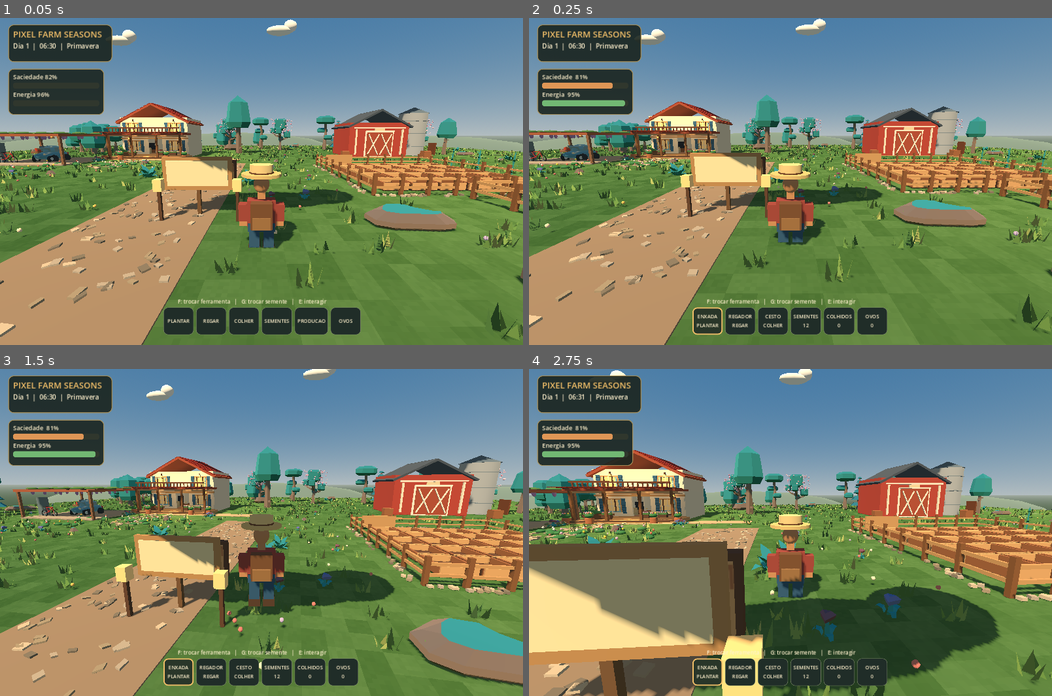
Above: before the commit, frames 1-4 (two rows, left to right).
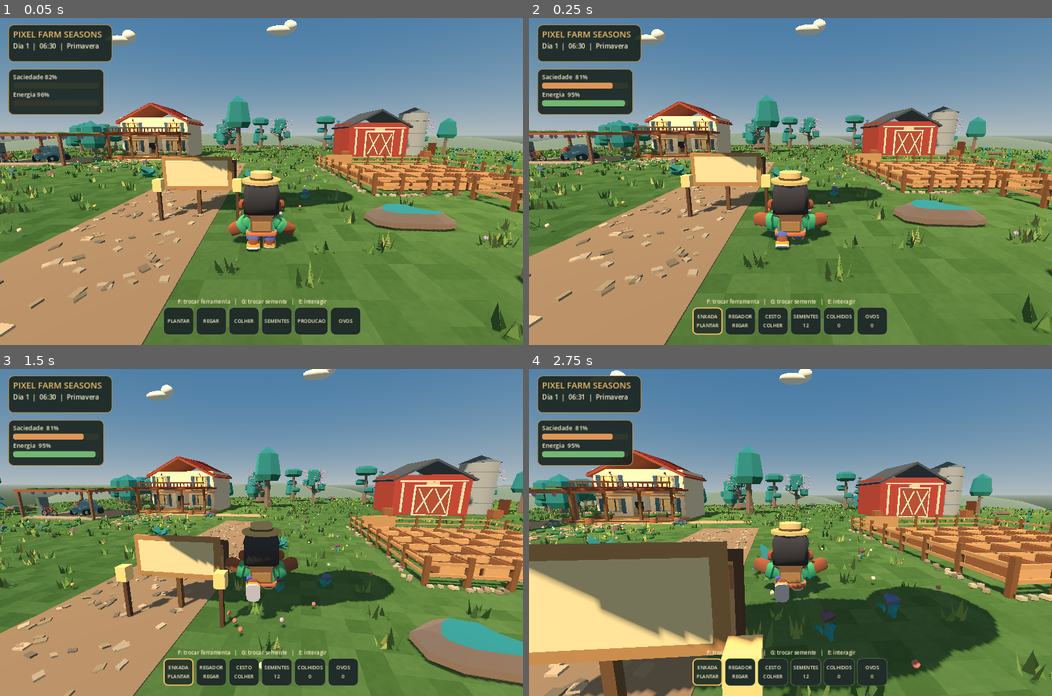
Above: after the commit, the same moments.

Repository: juniordev830/pixel-farm-seasons
Game: Godot game, scene res://scenes/farm_world.tscn
Same seed, same stepped clock (60 frames per second), same inputs: the game is played once before the commit and once after it.
Inputs (mouse positions are in pixels of both pictures, inside the frame that each line leads up to):
- Up to frame 1 (0.05 s): no input
- Up to frame 2 (0.25 s): no input
- Up to frame 3 (1.5 s): tap Enter (ui_accept) at 0.5 s; move the mouse to (287, 532) at 0.52 s; hold Ctrl (crouch) 0.53-1.28 s; hold W (move_forward) from 0.53 s (still down); tap Space (jump) at 0.77, 1.07 s; tap Shift (sprint) at 0.8, 1.35 s; move the mouse to (235, 532) at 1.27 s
- Up to frame 4 (2.75 s): keep holding W (move_forward); tap Space (jump) at 1.52, 1.55, 1.82, 2.1 s; move the mouse to (800, 525) at 2.02 s; hold Ctrl (crouch) from 2.03 s (still down)

The runs differ from the first frame. In frame 1, 1.9% of the frame differs, in the area x 43-57%, y 44-72%; in frame 2, 1.9%; in frame 3, 1.8%; in frame 4, 1.9%, in the area x 42-58%, y 44-72%.

Commit message:
feat(character): replace box-shaped farmer with rigged GLB, animation clips, farm hat and backpack

Diff:
--- a/godot/scripts/farmer_art_v1.gd
+++ b/godot/scripts/farmer_art_v1.gd
@@ -8,6 +8,7 @@
 const JEANS := Color("#365c79")
 const HAT := Color("#d8bc79")
 const BOOTS := Color("#59412f")
+const ANIMATED_FARMER = preload("res://assets/kenney/characters/character-male-a.glb")
 
 var farmer: CharacterBody3D
 var left_leg: Node3D
@@ -15,17 +16,80 @@
 var left_arm: Node3D
 var right_arm: Node3D
 var gait_time := 0.0
+var imported_model: Node3D
+var animation_player: AnimationPlayer
+var current_anim := ""
 
 
 func _ready() -> void:
     farmer = get_parent().get_parent() as CharacterBody3D
     _build_character()
+    _install_animated_farmer()
     var old_body := get_parent().get_node_or_null("Body") as Node3D
     var old_head := get_parent().get_node_or_null("Head") as Node3D
     if old_body != null:
         old_body.visible = false
     if old_head != null:
         old_head.visible = false
+
+
+func _find_animation_player(node: Node) -> AnimationPlayer:
+    if node is AnimationPlayer:
+        return node as AnimationPlayer
+    for child in node.get_children():
+        var match_player := _find_animation_player(child)
+        if match_player != null:
+            return match_player
+    return null
+
+
+func _choose_animation(action: String) -> String:
+    if animation_player == null:
+        return ""
+    if animation_player.has_animation(action):
+        return action
+    for candidate in animation_player.get_animation_list():
+        var test := String(candidate)
+        if test.ends_with("/" + action) or test.ends_with(":" + action):
+            return test
+    return ""
+
+
+func _install_animated_farmer() -> void:
+    if ANIMATED_FARMER == null:
+        push_warning("Farmer model not available; leaving placeholder visible")
+        return
+    var rig := ANIMATED_FARMER.instantiate() as Node3D
+    if rig == null:
+        return
+    # Hide primitive humanoid but keep those nodes for backwards-compatible
+    # tests; only the new rigged model is rendered during gameplay.
+    for item in get_children():
+        if item is MeshInstance3D or item == left_leg or item == right_leg or item == left_arm or item == right_arm:
+            (item as Node3D).visible = false
+    imported_model = rig
+    imported_model.name = "FazendeiroAnimado"
+    imported_model.position = Vector3(0, -1.08, 0)
+    imported_model.scale = Vector3.ONE * 2.68
+    imported_model.rotation.y = PI
+    add_child(imported_model)
+    animation_player = _find_animation_player(imported_model)
+    current_anim = ""
+    _play_farm_animation("idle")
+    # Hat, backpack and denim details are preserved as recognizable farm gear.
+    _cylinder(self, Vector3(0, 0.78, 0), 0.52, 0.075, HAT)
+    _cylinder(self, Vector3(0, 0.89, 0), 0.30, 0.24, Color("#e4c98a"))
+    _cylinder(self, Vector3(0, 0.85, 0), 0.312, 0.05, Color("#75563b"))
+    _box(self, Vector3(0, -0.11, 0.32), Vector3(0.56, 0.66, 0.26), Color("#7d5c43"))
+    _box(self, Vector3(0, -0.32, 0.48), Vector3(0.48, 0.23, 0.055), Color("#a58154"))
+
+
+func _play_farm_animation(name: String) -> void:
+    var actual := _choose_animation(name)
+    if animation_player == null or actual.is_empty() or current_anim == actual:
+        return
+    current_anim = actual
+    animation_player.play(actual, 0.20)
 
 
 func _mat(color: Color) -> StandardMaterial3D:
@@ -130,6 +194,17 @@
     if farmer == null:
         return
     var horizontal_speed := Vector2(farmer.velocity.x, farmer.velocity.z).length()
+    if imported_model != null:
+        var wanted := "idle"
+        if not farmer.is_on_floor():
+            wanted = "jump"
+        elif horizontal_speed > 5.15:
+            wanted = "sprint"
+        elif horizontal_speed > 0.15:
+            wanted = "walk"
+        elif Input.is_action_pressed("crouch"):
+            wanted = "crouch"
+        _play_farm_animation(wanted)
     var moving := horizontal_speed > 0.15 and farmer.is_on_floor()
     if moving:
         gait_time += delta * (9.0 if horizontal_speed < 5.0 else 13.0)
